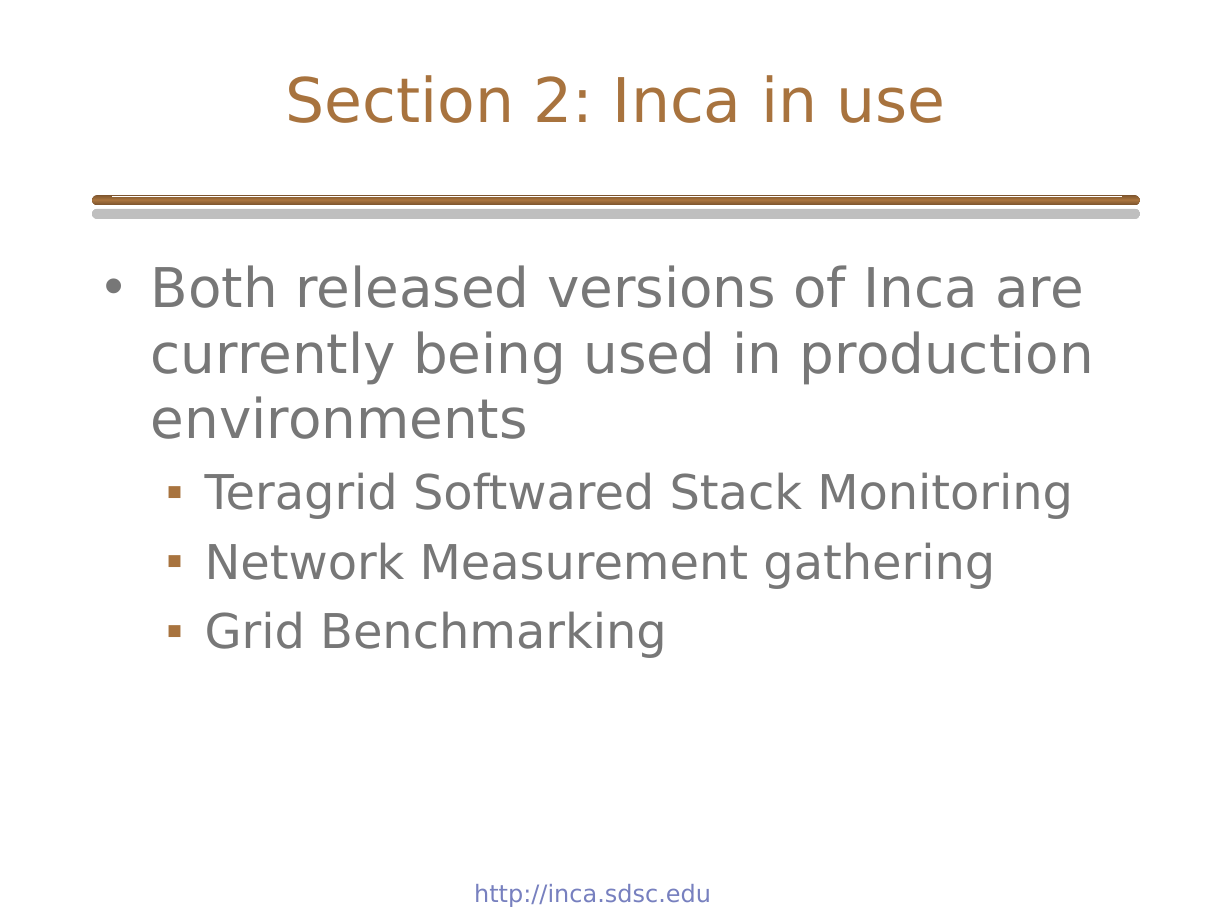
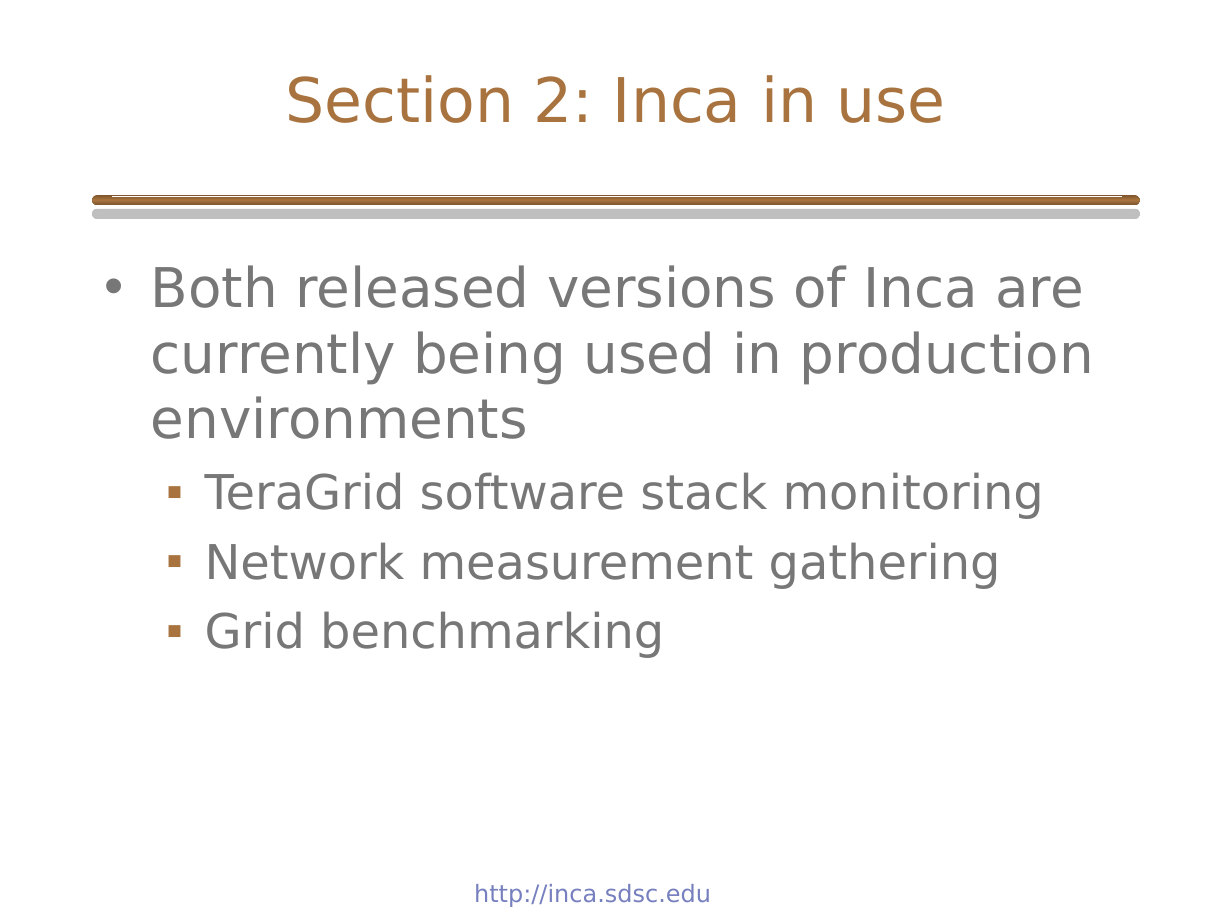
Before and after one commit to IncaProject/inca-xsede, a slide deck: slide 11 of talks/inca_sc05.ppt (slide 9 before the commit). Drawn at 1232x924 pixels with LibreOffice and Linux fonts; fonts in the diff are those of the drawing; background and template pictures are left out. Boxes give left, top, right and bottom in pixels: in the first picture for what was removed or moved away, otherwise in the second. Text is boxed around its words. In the diff, an @@ line names an element or a change of style, - is before the commit and + after.

```diff
--- a/talks/inca_sc05.ppt
+++ b/talks/inca_sc05.ppt
@@ text at <box>205,472,1044,658</box>: text changed @@
-  ▪ Teragrid Softwared Stack Monitoring
-  ▪ Network Measurement gathering
-  ▪ Grid Benchmarking
+  ▪ TeraGrid software stack monitoring
+  ▪ Network measurement gathering
+  ▪ Grid benchmarking
```
Also in this commit, not shown: 11 other slides changed, 2 slides added.
